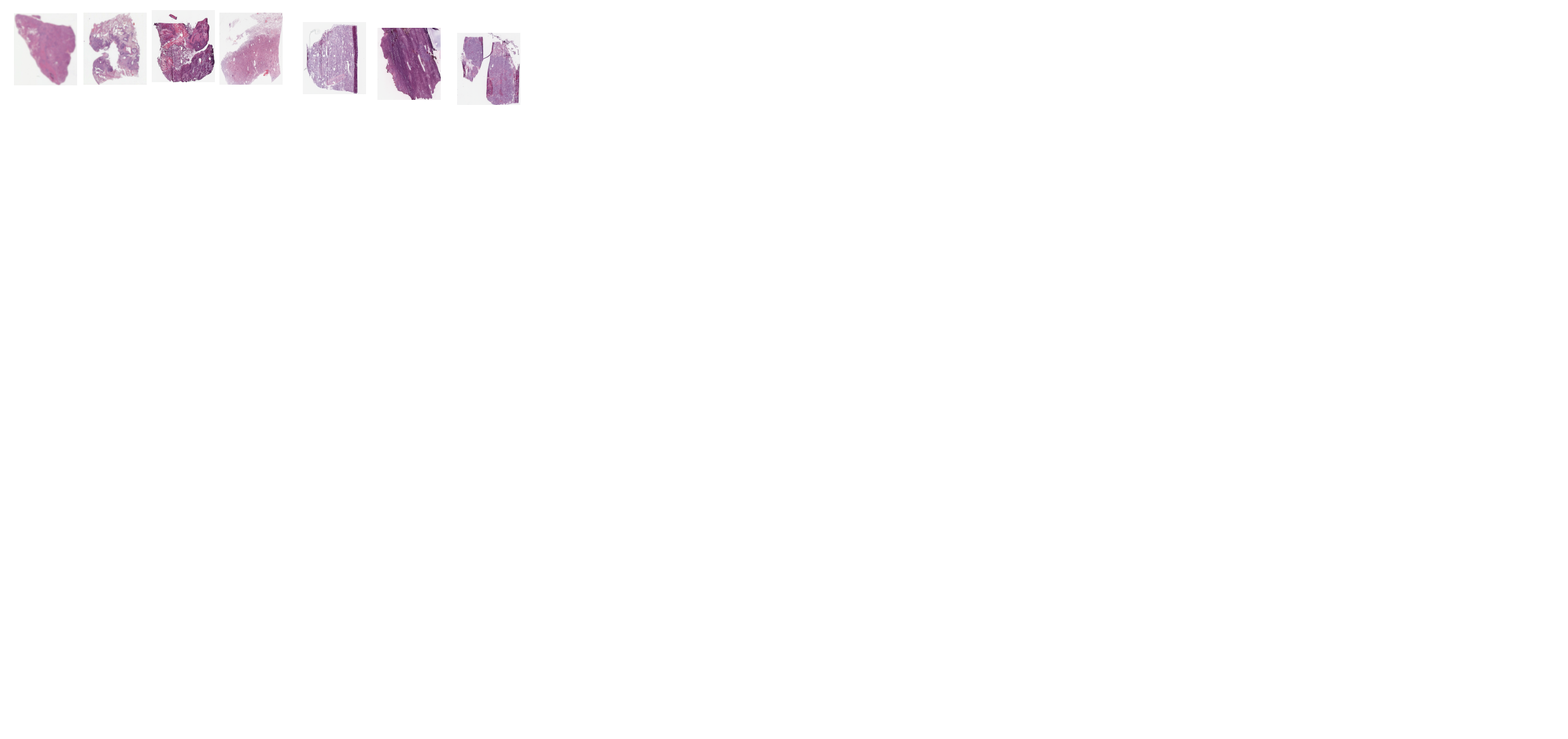
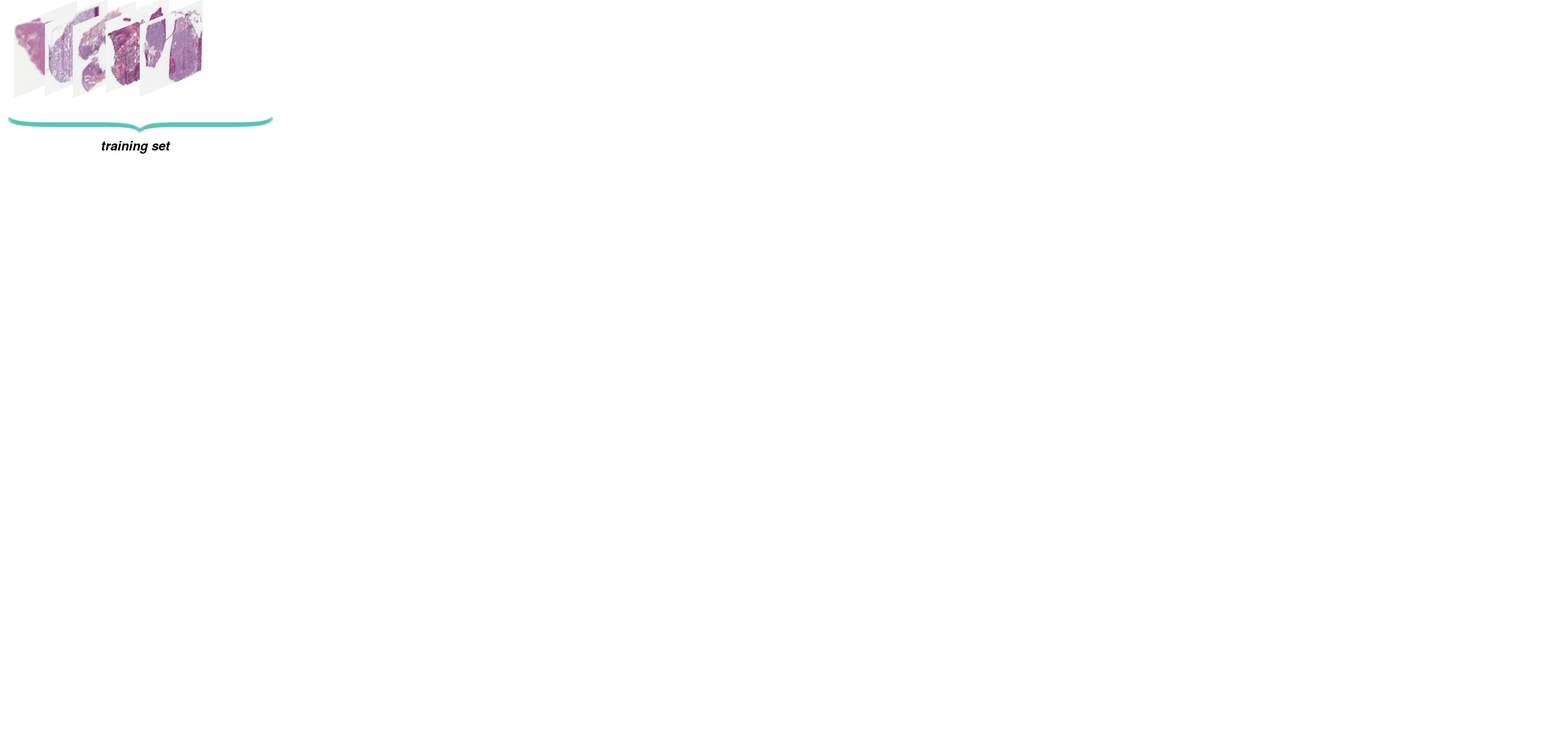
Revision of a layered 1568px x 739px image; what changed, layer by layer:
renamed "Untitled7.png" to "wsi7", hid it, painted on it over [219, 12, 439, 98]
renamed "Untitled6.png" to "wsi6", hid it, painted on it over [343, 22, 441, 100]
renamed "Untitled5.png" to "wsi5", painted on it over [139, 0, 521, 105]
renamed "Untitled4.png" to "wsi4", painted on it over [105, 0, 215, 95]
renamed "Untitled3.png" to "wsi3", painted on it over [72, 0, 147, 98]
added layer "training set" above "curly" over [101, 140, 171, 154]
added layer "curly" above "wsi2" over [8, 116, 274, 133]
renamed "Untitled2.png" to "wsi2", moved it above "wsi1", painted on it over [44, 0, 367, 97]
renamed "Untitled.png" to "wsi1", painted on it over [13, 0, 78, 98]
